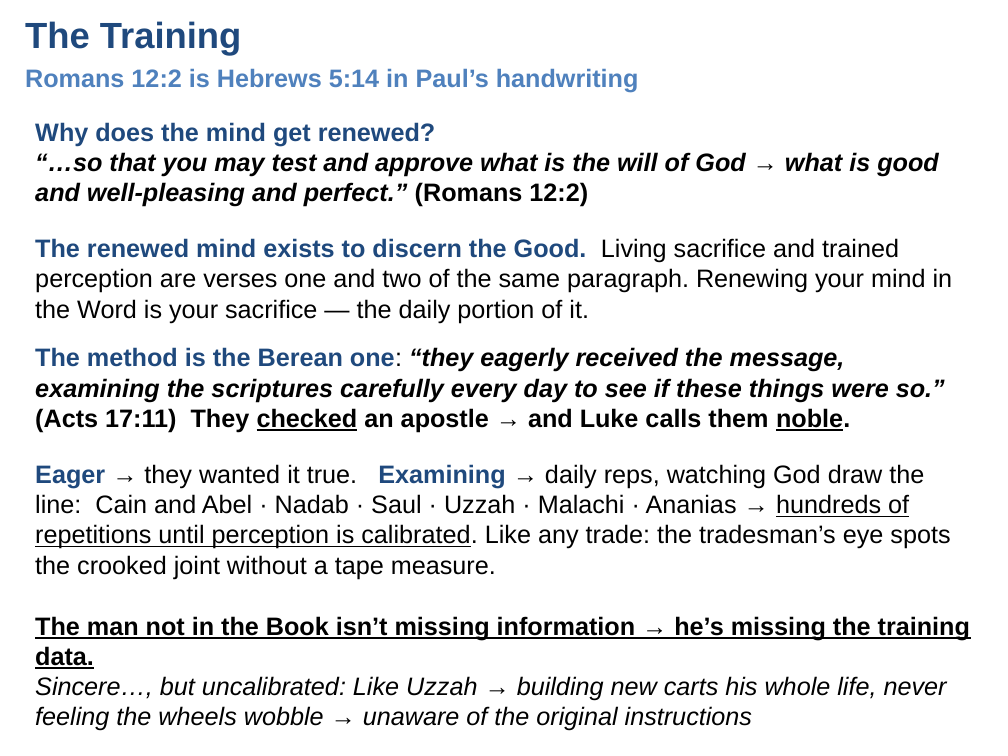
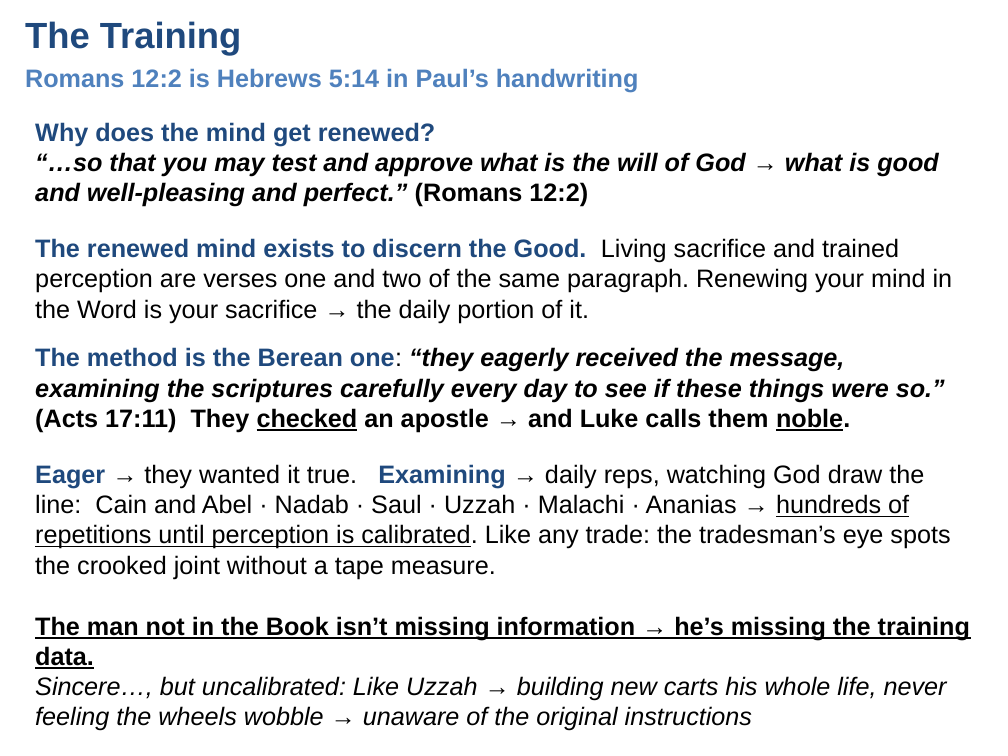
Before and after one commit to UsefulEngines/EvangelismPublic, a slide deck: slide 9 of 2026-Q3/Devotionals/TrainedToTellTheDifference.pptx. Drawn at 1008x756 pixels with LibreOffice and Linux fonts; fonts in the diff are those of the drawing. Boxes give left, top, right and bottom in pixels: in the first picture for what was removed or moved away, otherwise in the second. Text is boxed around its words. In the diff, an @@ line names an element or a change of style, - is before the commit and + after.

```diff
--- a/2026-Q3/Devotionals/TrainedToTellTheDifference.pptx
+++ b/2026-Q3/Devotionals/TrainedToTellTheDifference.pptx
@@ text at (x1=35, y1=238, x2=953, y2=323): text changed @@
-The renewed mind exists to discern the Good. Living sacrifice and trained perception are verses one and two of the same paragraph. Renewing your mind in the Word is your sacrifice — the daily portion of it.
+The renewed mind exists to discern the Good. Living sacrifice and trained perception are verses one and two of the same paragraph. Renewing your mind in the Word is your sacrifice → the daily portion of it.
```
Also in this commit, not shown: 3 other slides changed, 1 other file.
